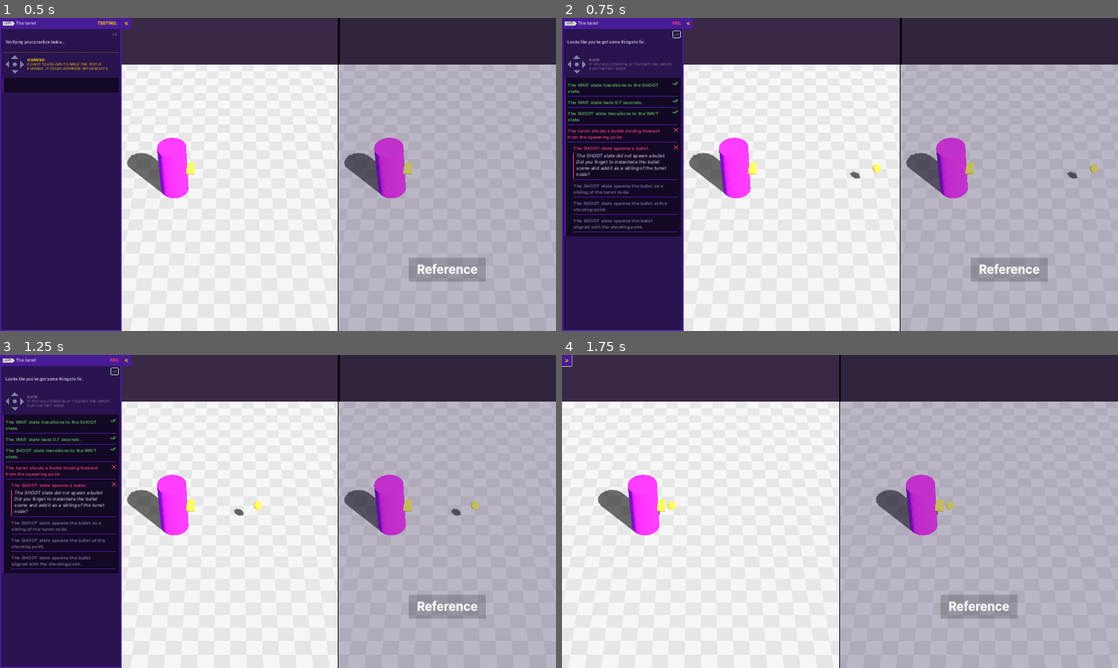
Above: before the commit, frames 1-4 (two rows, left to right).
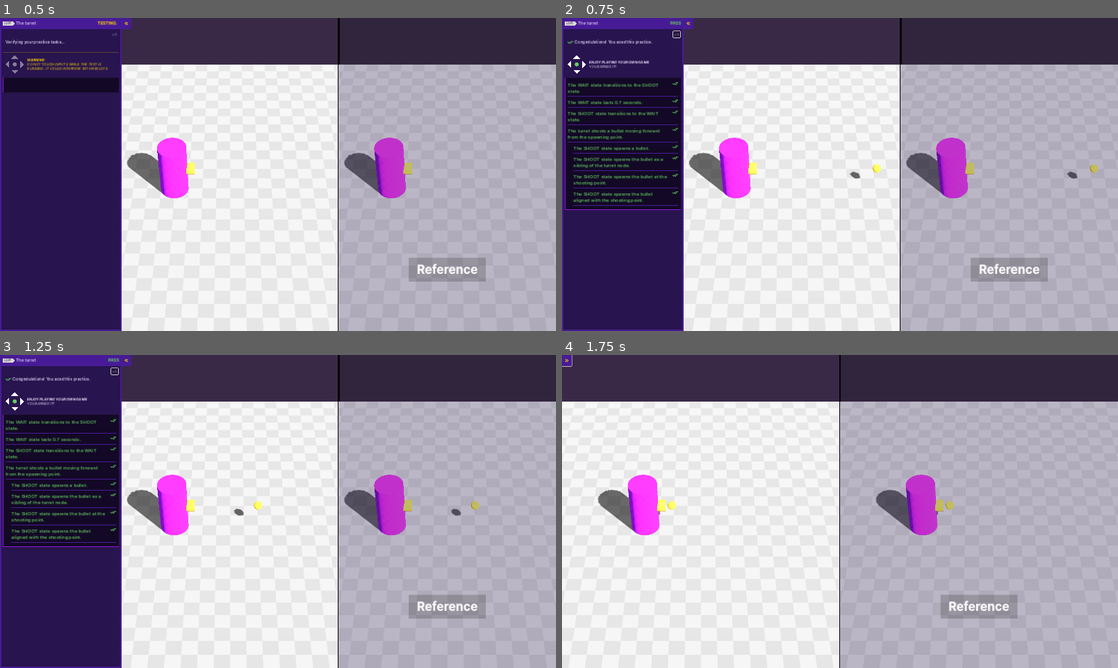
Above: after the commit, the same moments.

Repository: lethalgem/gdquest_learn_3d_gamedev_from_zero_with_godot_4
Game: Godot game, scene res://practices/L3.P1/the_turret.tscn
Same seed, same stepped clock (60 frames per second), same inputs: the game is played once before the commit and once after it. This scene is started directly instead of the project's main scene.
Inputs (mouse positions are in pixels of both pictures, inside the frame that each line leads up to):
- Up to frame 1 (0.5 s): no input
- Up to frame 2 (0.75 s): click "x5" at 0.5 s
- Up to frame 3 (1.25 s): no input
- Up to frame 4 (1.75 s): click (689, 361) at 1.25 s

Frame 1 is identical in both runs. In frame 2, 3.9% of the frame differs, in the area x 0-22%, y 1-70%; in frame 3, 3.9%; in frame 4, nothing differs.

Commit message:
Fix issue with L3.P1

Diff:
--- a/M04.patrol_alert_attack_workbook/practices/L3.P1/turret.gd
+++ b/M04.patrol_alert_attack_workbook/practices/L3.P1/turret.gd
@@ -34,7 +34,7 @@
 			)
 		States.SHOOT:
 			var bullet = bullet_scene.instantiate()
-			owner.add_sibling(bullet)
+			add_sibling(bullet)
 			bullet.global_position = bullet_spawning_point.global_position
 			bullet.look_at(bullet_spawning_point.global_position + bullet_spawning_point.global_basis.z)
 			set_current_state(States.WAIT)
